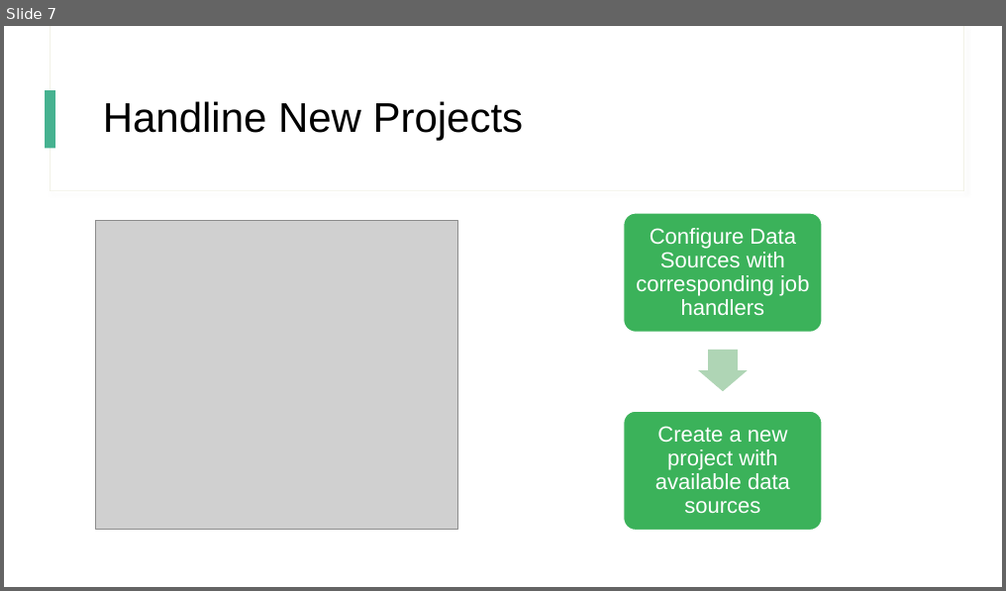
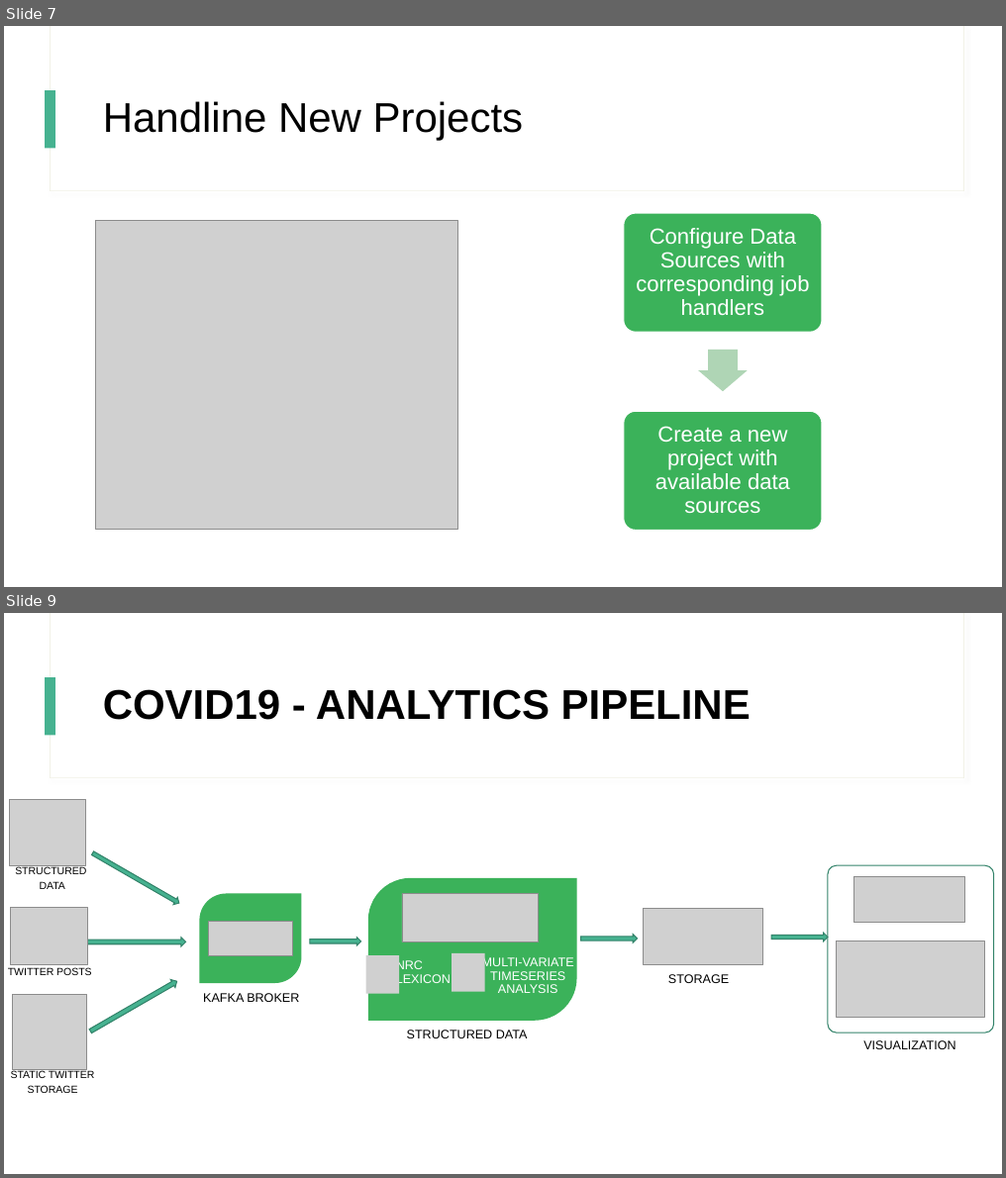
Before and after one commit to vineethsuhas/Twitter-ML-Pipeline, a slide deck: EmotionClassification.pptx. Shown one above the other, each under a label of ours: slide 7 before the commit, slides 7 and 9 after it; the slides between them are not shown. The pictures are 1006x591 and 1006x1178 pixels, drawn with LibreOffice and Linux fonts; fonts in the diff are those of the drawing; grey boxes stand for pictures. Boxes give left, top, right and bottom in pixels: in the first picture for what was removed or moved away, otherwise in the second. Text is boxed around its words. In the diff, an @@ line names an element or a change of style, - is before the commit and + after.

```diff
--- a/EmotionClassification.pptx
+++ b/EmotionClassification.pptx
@@ slide 9 added at (x1=4, y1=613, x2=1002, y2=1174), background #FFFFFF; not listed: 3 template elements that a slide beside it also shows @@
@@ title added at (x1=103, y1=689, x2=750, y2=720), 40 pt, text #000000, bold @@
+COVID19 - ANALYTICS PIPELINE
@@ picture added at (x1=9, y1=799, x2=86, y2=866) @@
@@ right arrow added at (x1=91, y1=850, x2=181, y2=907), fill #46B290, outline #34846B 1 pt @@
@@ text added at (x1=15, y1=866, x2=86, y2=889), 10 pt, text #000000 @@
+STRUCTURED
+DATA
@@ round diag rect added at (x1=368, y1=878, x2=576, y2=1020), fill #3BB25A @@
@@ rounded rectangle added at (x1=828, y1=866, x2=994, y2=1033), outline #34846B 1 pt @@
@@ picture added at (x1=853, y1=876, x2=965, y2=922) @@
@@ picture added at (x1=10, y1=908, x2=87, y2=964) @@
@@ round diag rect added at (x1=199, y1=894, x2=301, y2=983), fill #3BB25A @@
@@ picture added at (x1=402, y1=894, x2=539, y2=943) @@
@@ picture added at (x1=644, y1=909, x2=763, y2=964) @@
@@ right arrow added at (x1=86, y1=938, x2=186, y2=947), fill #46B290, outline #34846B 1 pt @@
@@ picture added at (x1=208, y1=921, x2=292, y2=956) @@
@@ right arrow added at (x1=310, y1=937, x2=361, y2=946), fill #46B290, outline #34846B 1 pt @@
@@ right arrow added at (x1=581, y1=934, x2=638, y2=943), fill #46B290, outline #34846B 1 pt @@
@@ right arrow added at (x1=771, y1=934, x2=828, y2=942), fill #46B290, outline #34846B 1 pt @@
@@ text added at (x1=8, y1=967, x2=91, y2=975), 10 pt, text #000000 @@
+TWITTER POSTS
@@ picture added at (x1=366, y1=956, x2=399, y2=994) @@
@@ text added at (x1=396, y1=959, x2=450, y2=986), 12 pt, text #FFFFFF @@
+NRC LEXICON
@@ picture added at (x1=451, y1=954, x2=484, y2=992) @@
@@ text added at (x1=482, y1=957, x2=574, y2=993), 12 pt, text #FFFFFF @@
+MULTI-VARIATE TIMESERIES ANALYSIS
@@ picture added at (x1=836, y1=941, x2=985, y2=1017) @@
@@ picture added at (x1=12, y1=995, x2=87, y2=1069) @@
@@ right arrow added at (x1=88, y1=978, x2=179, y2=1036), fill #46B290, outline #34846B 1 pt @@
@@ text added at (x1=203, y1=993, x2=299, y2=1002), 12 pt, text #000000 @@
+KAFKA BROKER
@@ text added at (x1=668, y1=974, x2=729, y2=983), 12 pt, text #000000 @@
+STORAGE
@@ text added at (x1=407, y1=1030, x2=528, y2=1039), 12 pt, text #000000 @@
+STRUCTURED DATA
@@ text added at (x1=863, y1=1041, x2=955, y2=1050), 12 pt, text #000000 @@
+VISUALIZATION
@@ text added at (x1=11, y1=1070, x2=94, y2=1093), 10 pt, text #000000 @@
+STATIC TWITTER
+STORAGE
```
Also in this commit, not shown: 1 slide changed, 4 other files.
